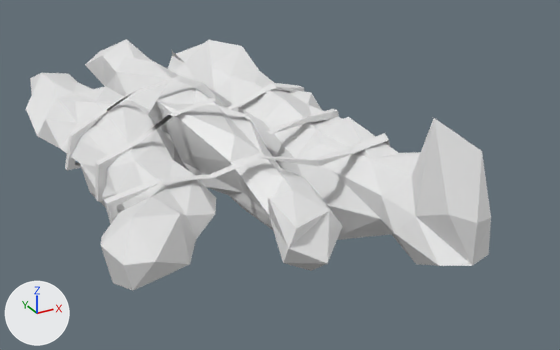
Two versions of the FBX model Assets/Models/Raft.fbx, one commit apart.
One viewpoint serves both versions: a 50 mm camera at (-8.52, -6.35, 5.96) aimed at (-1.63, 6.17, -0.3). The axes (+X, +Y, +Z) are drawn at lower left. The lights are the same throughout. Where no turn or scale is listed for an object, it has been applied to the vertices.
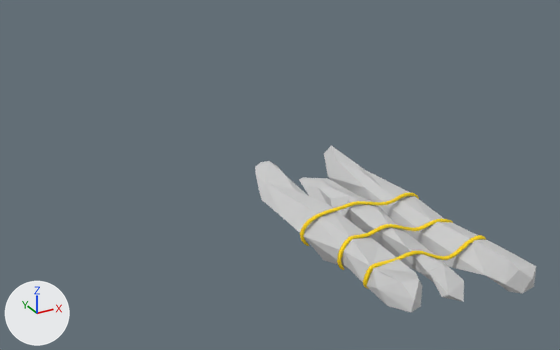
The edits, one by one:
Material '02 - Default' (mat_02___default) is new.
Its base color is (1.0, 0.682, 0.0) (yellow #ffd700).
Its roughness is 0.859.
Material '01 - Default' (mat_01___default) is new.
Its base color is (0.588, 0.588, 0.588) (light grey #cacaca).
Its roughness is 0.859.
me_mesh_003 is used by ob_box001; location (-2.57, 4.19, 0.84).
me_mesh_003 had 31 vertices, 53 faces and spanned x -3.09..2.17, y -0.3..0.31, z -0.88..0.23.
me_mesh_003 now has 304 vertices, 604 faces and spans x -1.51..0.83, y 0.47..0.74, z -0.17..0.33.
me_mesh_003 part 5: 31 vertices removed from x -3.09..2.17, y -0.3..0.31, z -0.88..0.23; 304 vertices added at x -1.51..0.83, y 0.47..0.74, z -0.17..0.33.
me_mesh_003 now uses material mat_02___default (yellow #ffd700).
me_mesh_005 is used by ob_box003; location (-2.57, 7.65, 0.86).
me_mesh_005 had 31 vertices, 52 faces and spanned x -2.88..2.43, y -0.3..0.31, z -0.88..0.63.
me_mesh_005 now has 303 vertices, 602 faces and spans x -1.61..0.97, y 2.27..2.53, z -0.27..0.38.
me_mesh_005 part 3: 303 vertices added at x -1.61..0.97, y 2.27..2.53, z -0.27..0.38.
me_mesh_005 part 4: 31 vertices removed from x -2.88..2.43, y -0.3..0.31, z -0.88..0.63.
me_mesh_005 now uses material mat_02___default (yellow #ffd700).
me_mesh_004 is used by ob_box002; location (-2.57, 5.9, 0.9).
me_mesh_004 had 31 vertices, 51 faces and spanned x -2.79..2.17, y -0.3..0.31, z -0.88..0.63.
me_mesh_004 now has 300 vertices, 596 faces and spans x -1.53..0.9, y 1.34..1.58, z -0.19..0.37.
me_mesh_004 part 1: 300 vertices added at x -1.53..0.9, y 1.34..1.58, z -0.19..0.37.
me_mesh_004 part 2: 31 vertices removed from x -2.79..2.17, y -0.3..0.31, z -0.88..0.63.
me_mesh_004 now uses material mat_02___default (yellow #ffd700).
Mesh me_mesh_004_1 is new.
It has 43 vertices, 82 faces and spans x 0.44..1.26, y -3.76..1.25, z -0.28..0.36.
It uses material mat_01___default (light grey #cacaca).
Mesh me_mesh_003_1 is new.
It has 43 vertices, 82 faces and spans x -1.68..-0.81, y -0.57..4.96, z -0.31..0.51.
It uses material mat_01___default (light grey #cacaca).
Mesh me_mesh_005_1 is new.
It has 44 vertices, 84 faces and spans x 0.09..0.96, y -0.76..4.91, z -0.29..0.49.
It uses material mat_01___default (light grey #cacaca).
Object 'Box001' (ob_box001) moves from (-2.57, 4.19, 0.84) to (-0.81, 1.5, -0.44).
Object 'Box003' (ob_box003) moves from (-2.57, 7.65, 0.86) to (-0.81, 1.5, -0.41).
Object 'Cylinder003' (ob_cylinder003) is deleted.
Object 'Cylinder002' (ob_cylinder002) is deleted.
Object 'Box002' (ob_box002) moves from (-2.57, 5.9, 0.9) to (-0.81, 1.5, -0.44).
Object 'Cylinder001' (ob_cylinder001) is deleted.
Object 'Cylin' (ob_cylin) is new; it shows me_mesh_004_1.
Its location is (-1.98, 4.81, -0.44).
Object 'Cylinder00' (ob_cylinder00) is new; it shows me_mesh_003_1.
Its location is (-0.73, 1.5, -0.45).
Object 'Cylin1' (ob_cylin1) is new; it shows me_mesh_005_1.
Its location is (-0.81, 1.5, -0.44).

Where the change shows, as pixel boxes (x1, y1, x2, y2) in the pictures (560 x 350 px):
'Cylinder003', deleted: before (168, 40, 491, 266)
'Cylinder001', deleted: before (26, 73, 216, 291)
'Cylinder002', deleted: before (85, 39, 342, 271)
'Cylinder00', added: after (255, 161, 422, 312)
'Cylin1', added: after (324, 145, 536, 294)
'Cylin', added: after (299, 177, 464, 302)
'Box001', reshaped, moved: before (104, 133, 390, 224); after (363, 235, 486, 289)
'Box002', reshaped, moved (52% narrower, 50% shorter): before (95, 98, 339, 202); after (337, 219, 453, 270)
'Box003', reshaped, moved (50% narrower, 44% shorter): before (65, 76, 304, 171); after (300, 193, 419, 246)
part 1 of me_mesh_004, added (yellow): after (337, 219, 453, 270)
part 2 of me_mesh_004, deleted: before (95, 98, 339, 202)
part 3 of me_mesh_005, added (yellow): after (300, 193, 419, 246)
part 4 of me_mesh_005, deleted: before (65, 76, 304, 171)
